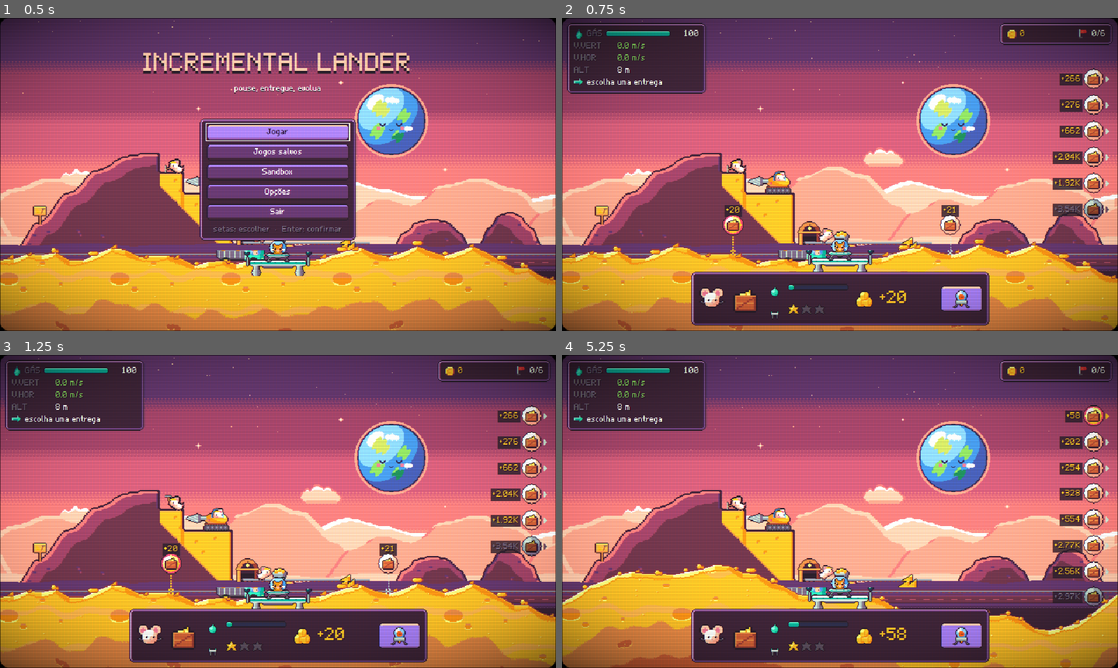
Above: before the commit, frames 1-4 (two rows, left to right).
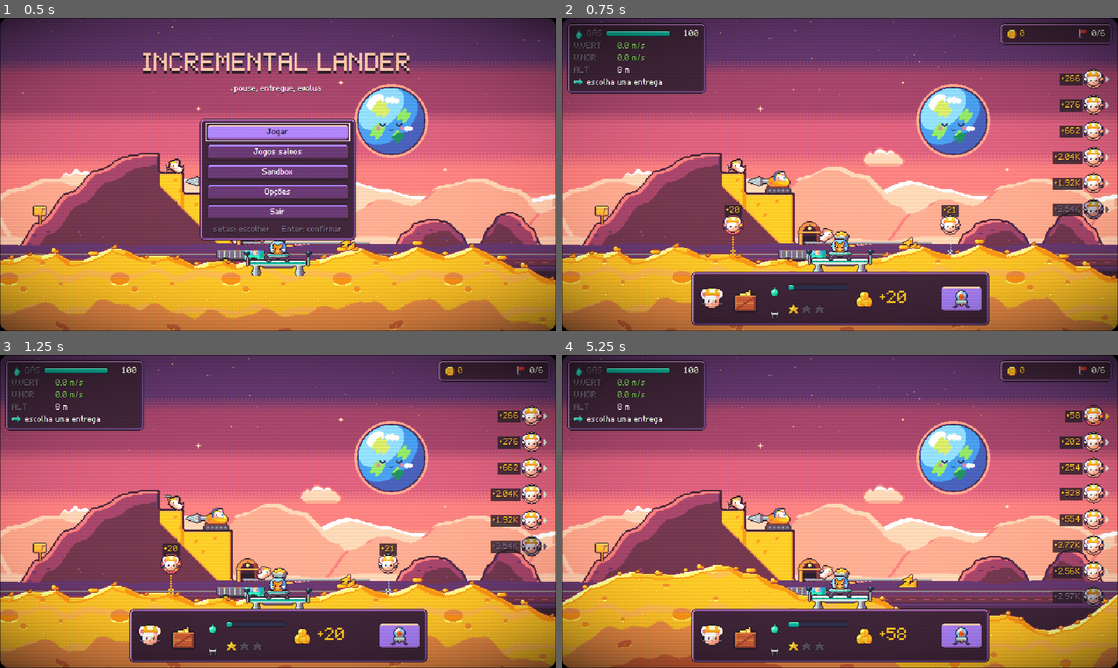
Above: after the commit, the same moments.

Repository: valdersonjr/incremental-lander
Game: Godot game, scene res://game/main.tscn
Two runs of this game, one before a commit and one after it. Both use one fixed random seed, a clock stepped at 60 frames per second and the inputs below.
Inputs (mouse positions are in pixels of both pictures, inside the frame that each line leads up to):
- Up to frame 1 (0.5 s): no input
- Up to frame 2 (0.75 s): click "Jogar" at 0.5 s
- Up to frame 3 (1.25 s): no input
- Up to frame 4 (5.25 s): click (962, 636) at 1.25 s; tap Enter (confirm) at 2 s; move the mouse to (962, 495) at 2.02 s; hold D (rotate_right) 2.03-2.75 s; hold Enter (confirm) 2.03-2.75 s; click (962, 495) at 2.17 s; tap Space at 2.27 s; drag from (728, 527) to (812, 574) at 2.77 s; move the mouse to (895, 442) at 3.52 s; hold D (rotate_right) 3.53-4.25 s; hold S (stabilize) 3.53-4.25 s; click (895, 442) at 3.67 s; click "IR AO HANGAR [Enter]" at 4.25 s; click "DECOLAR! [Enter]" at 5 s

Frame 1 is identical in both runs. In frame 2, 1.2% of the frame differs, in the area x 24-98%, y 16-93%; in frame 3, 1.2%; in frame 4, 1.2%.

Commit message:
Ratinhos das missões e som da estrela
Um ratinho por tipo de missão (chapéu-assinatura, cores próprias) no pino, no cartão
e na aba PEDIDOS; ícones de peso, relógio e estrela; som de estrela a cada entrega.

Co-Authored-By: Claude Opus 5.5 <noreply@anthropic.com>
Claude-Session: https://claude.ai/code/session_01JhKCi9Us7j2H5LJGQ5fDNT

Diff:
--- a/assets/sprites/cargo.json
+++ b/assets/sprites/cargo.json
@@ -14,7 +14,10 @@
     "stabilizer",
     "turbo",
     "gift",
-    "gas_can"
+    "gas_can",
+    "weight",
+    "clock",
+    "star"
   ],
   "notes": "Gerado por art/src/sprites/cargo.py (pixel-art). C\u00e9lulas 16x16 numa linha."
 }
--- a/assets/ui/kids.json
+++ b/assets/ui/kids.json
@@ -28,6 +28,13 @@
     "drone_coin",
     "arrow",
     "lock",
-    "mystery"
+    "mystery",
+    "rat_simple",
+    "rat_heavy",
+    "rat_soft",
+    "rat_fast",
+    "rat_passenger",
+    "rat_tow",
+    "rat_double"
   ]
 }
--- a/autoload/sound.gd
+++ b/autoload/sound.gd
@@ -1,6 +1,6 @@
 ## Sons do jogo (arte sonora da skill sound-design: audio/src/** -> assets/audio/**).
 ## One-shots: Sound.ui("click"|"buy"|"denied") no bus UI; Sound.sfx("landing"|"crash"|"delivered"|"crystal_1..3"|
-## "combo_2..5") no bus SFX (cristal: sobe um grau por cristal do mesmo salto; combo: sobe
+## "combo_2..5"|"star") no bus SFX (cristal: sobe um grau por cristal do mesmo salto; combo: sobe
 ## com o tamanho do combo). Variacoes + pitch/volume aleatorios vem dos AudioStreamRandomizer (.tres).
 ## Trilha: Sound.music("title"|"flight"|"") no bus Music e Sound.ambience(planeta|"") no bus Ambience, com crossfade
 ## (loops; tocar o que ja toca nao reinicia). Jingles: Sound.jingle("milestone"|"unlock"|"goal") no bus SFX,
@@ -21,6 +21,7 @@
 	"combo_3": "res://assets/audio/sfx/combo_3.wav",
 	"combo_4": "res://assets/audio/sfx/combo_4.wav",
 	"combo_5": "res://assets/audio/sfx/combo_5.wav",
+	"star": "res://assets/audio/sfx/star.wav",
 	"milestone": "res://assets/audio/sfx/milestone.wav",
 	"unlock": "res://assets/audio/sfx/unlock.wav",
 	"goal": "res://assets/audio/sfx/goal.wav",
--- a/game/hangar/hangar.gd
+++ b/game/hangar/hangar.gd
@@ -21,16 +21,13 @@
 const ICONS := {"thrust": "thrust", "tank": "tank", "efficiency": "efficiency", "contracts": "reputation",
 		"gear": "gear", "fleet": "fleet", "autopilot": "autopilot"}
 const TAB_INFO := [[Tab.SHIP, "NAVE", "thrust"], [Tab.MISSIONS, "PEDIDOS", "quality"], [Tab.ASSISTS, "AJUDAS", "distance"]]
-## Aba PEDIDOS: o que cada missao pede (tooltip) e a cor do ratinho de cada tipo (placeholder ate a arte da Etapa C:
-## rostinho do ratinho tingido).
+## Aba PEDIDOS: o que cada missao pede (tooltip); o rostinho e o ratinho do tipo (atlas kids: rat_<tipo>).
 const MISSION_TIP := {"heavy": "a nave fica pesada: sobe mais devagar e gasta mais gás",
 		"soft": "pouse bem devagar (a velocidade de pouso fica mais baixa a cada estrela)",
 		"fast": "chegue antes do relógio acabar (menos tempo a cada estrela)",
 		"passenger": "estrela 1: passe devagar pertinho do ratinho perdido; 2 e 3: táxi — pouse para buscar e leve de volta",
 		"tow": "a carga vai pendurada num cabo: não deixe bater no chão",
 		"double": "duas regras juntas no mesmo pedido"}
-const MISSION_TINT := {"heavy": Color("#f68f37"), "soft": Color("#f5a097"), "fast": Color("#4d9be6"),
-		"passenger": Color("#f9e65e"), "tow": Color("#a884f3"), "double": Color("#1ebc73")}
 const MISSION_CARD_W := 132
 ## Larguras das colunas das tabelas (px da arte) — iguais em todas as abas para alinhar.
 const COL_ACTION := 120
@@ -603,7 +600,7 @@
 
 # --- aba PEDIDOS (arvore de missoes, v12 2026-10-06) ---------------------------------------------------------------
 
-## Uma linha por tipo de missao: rostinho do ratinho (cor do tipo) + nome + cartoes das estrelas ligados por setas.
+## Uma linha por tipo de missao: o ratinho do tipo + nome + cartoes das estrelas ligados por setas.
 ## Cartao = estrelas + multiplicador do pagamento + botao: "3 ★" (da para liberar), LIBERADA, ou apagado com cadeado
 ## (falta a estrela anterior / os tipos exigidos; o tooltip diz). Estrelas ganhas: 1 por entrega.
 func _add_missions() -> void:
@@ -629,8 +626,7 @@
 		var line := HBoxContainer.new()
 		line.add_theme_constant_override(&"separation", 2)
 		var face := TextureRect.new()
-		face.texture = UiKit.kid("rat")
-		face.modulate = MISSION_TINT.get(kind, Color.WHITE)
+		face.texture = UiKit.kid("rat_" + kind)
 		face.custom_minimum_size = Vector2(24, 24)
 		face.stretch_mode = TextureRect.STRETCH_KEEP_CENTERED
 		face.tooltip_text = MISSION_TIP.get(kind, "")
--- a/game/main.gd
+++ b/game/main.gd
@@ -318,6 +318,8 @@
 	var stars_before := _run.stars
 	var rewards := _run.complete_delivery(dist, result["quality"], result["gas_used"], result.get("failed", []), gift)
 	GameState.add_stars(_run.stars - stars_before)
+	if _run.stars > stars_before:                              # estrela de missao: depois do "entregue"
+		get_tree().create_timer(0.55).timeout.connect(Sound.sfx.bind("star"))
 	GameState.add_rewards(rewards)
 	_note_record("best_delivery", float(rewards.get("credits", 0.0)))
 	_note_record("longest_hop", float(result["distance"]))
--- a/game/run/offer_panel.gd
+++ b/game/run/offer_panel.gd
@@ -2,8 +2,9 @@
 ## rostinho de quem pediu: se o lugar da entrega cabe na tela, o pino fica fincado no chao onde a plataforma vai
 ## nascer (a crianca ve para onde vai voar); se fica alem da tela, vai para a coluna da borda do lado dele (direita ou,
 ## na Lua, esquerda) com uma setinha (mais em cima = mais perto). Pino cinza = o gas nao chega (continua escolhivel).
-## Na Lua o pino mostra a MISSAO (Simples, Pesada, Pouso suave, Rapida, Passageiro, Cabo, Dupla). Um mini-cartao embaixo
-## mostra o pedido selecionado com figuras: missao, quanto do gas gasta, estrelas de dificuldade (da missao; Simples =
+## Na Lua o pino mostra o RATINHO do tipo de missao (cada tipo tem o seu: mineiro, ratao, confeiteira, sorveteiro,
+## taxista, ratinha do cabo, campeao). Um mini-cartao embaixo mostra o pedido selecionado com figuras: ratinho + figura
+## da regra, quanto do gas gasta, estrelas de dificuldade (da missao; Simples =
 ## as da plataforma) e o premio.
 ## Teclas 1..9 (ou teclado numerico) escolhem direto; setas andam entre os pinos e Enter escolhe; clique no pino ou
 ## em VAMOS! escolhe. E encerra o run (2 toques). Se o jogador tenta pilotar antes de escolher, os pinos pulam.
@@ -211,9 +212,6 @@
 		tr.name = part.capitalize()
 		tr.mouse_filter = Control.MOUSE_FILTER_IGNORE
 		tr.texture = UiKit.kid(_customer(info) if part == "face" else ("pin" if ok else "pin_off"))
-		if part == "face" and _has_missions():                 # Lua: o pino mostra a missao (16x16 no meio do pino)
-			tr.texture = CargoArt.icon(str(info["mission"]["kind"]))
-			tr.position = Vector2(4, 3)
 		if part == "face" and not ok:
 			tr.modulate = Color(0.7, 0.7, 0.75)
 		pin.add_child(tr)
@@ -234,7 +232,10 @@
 	return not EconMath.mission_kinds(_planet).is_empty()
 
 
+## Rostinho de quem pediu: com missoes, o ratinho do tipo (rat_<tipo>, atlas kids); senao um do mundo pelo hash.
 func _customer(info: Dictionary) -> String:
+	if _has_missions():
+		return "rat_" + str(info["mission"]["kind"])
 	var faces: Array = CUSTOMERS.get(_planet, CUSTOMERS["luna"])
 	return faces[absi(hash(int(float(info["distance"])))) % faces.size()]
 
--- a/scripts/world/cargo_art.gd
+++ b/scripts/world/cargo_art.gd
@@ -5,10 +5,9 @@
 
 const SHEET := "res://assets/sprites/cargo.png"
 const META := "res://assets/sprites/cargo.json"
-## Figura de cada tipo de missao na oferta/HUD (placeholder com as cargas antigas ate os ratinhos da Etapa C:
-## Pesada ainda usa a caixa).
-const ICON := {"simple": "box", "heavy": "box", "soft": "cake", "fast": "icecream", "tow": "wheel",
-		"passenger": "mouse_wait0", "double": "gift"}
+## Figura da regra de cada tipo de missao na oferta/HUD (Pesada = peso, Rapida = relogio, Dupla = estrela).
+const ICON := {"simple": "box", "heavy": "weight", "soft": "cake", "fast": "clock", "tow": "wheel",
+		"passenger": "mouse_wait0", "double": "star"}
 
 static var _meta: Dictionary = {}
 static var _cache: Dictionary = {}
Not shown, added: assets/audio/sfx/star.wav.import
Binary file changed: assets/sprites/cargo.png
Binary file changed: assets/ui/kids.png
Not shown, changed: .claude/skills/pixel-art/references/patterns/INDEX.md
Not shown, added: .claude/skills/pixel-art/references/patterns/mission-mice.md
Not shown, changed: .claude/skills/sound-design/references/patterns/INDEX.md
Not shown, added: .claude/skills/sound-design/references/patterns/mission-star.md
Not shown, changed: art/src/sprites/cargo.py
Not shown, changed: art/src/ui/kids_ui.py
Not shown, added: assets/audio/sfx/star.wav
Not shown, added: audio/src/sfx/star_sfx.py
Not shown, changed: docs/DECISIONS.md
(and 2 more such lines)
